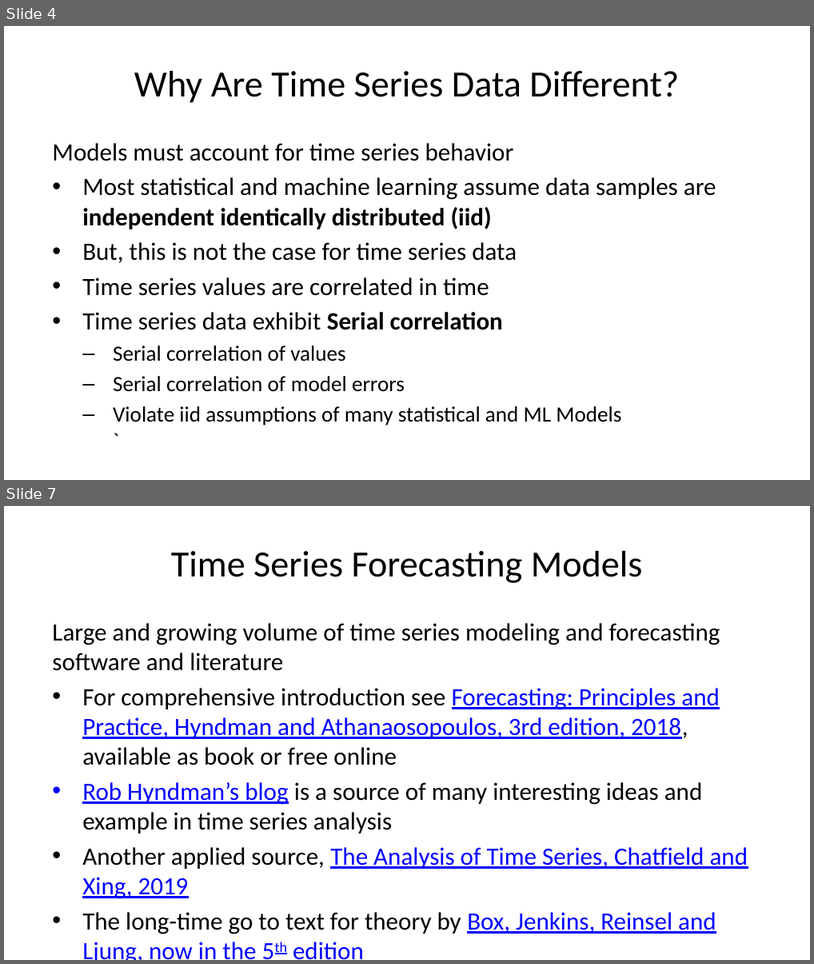
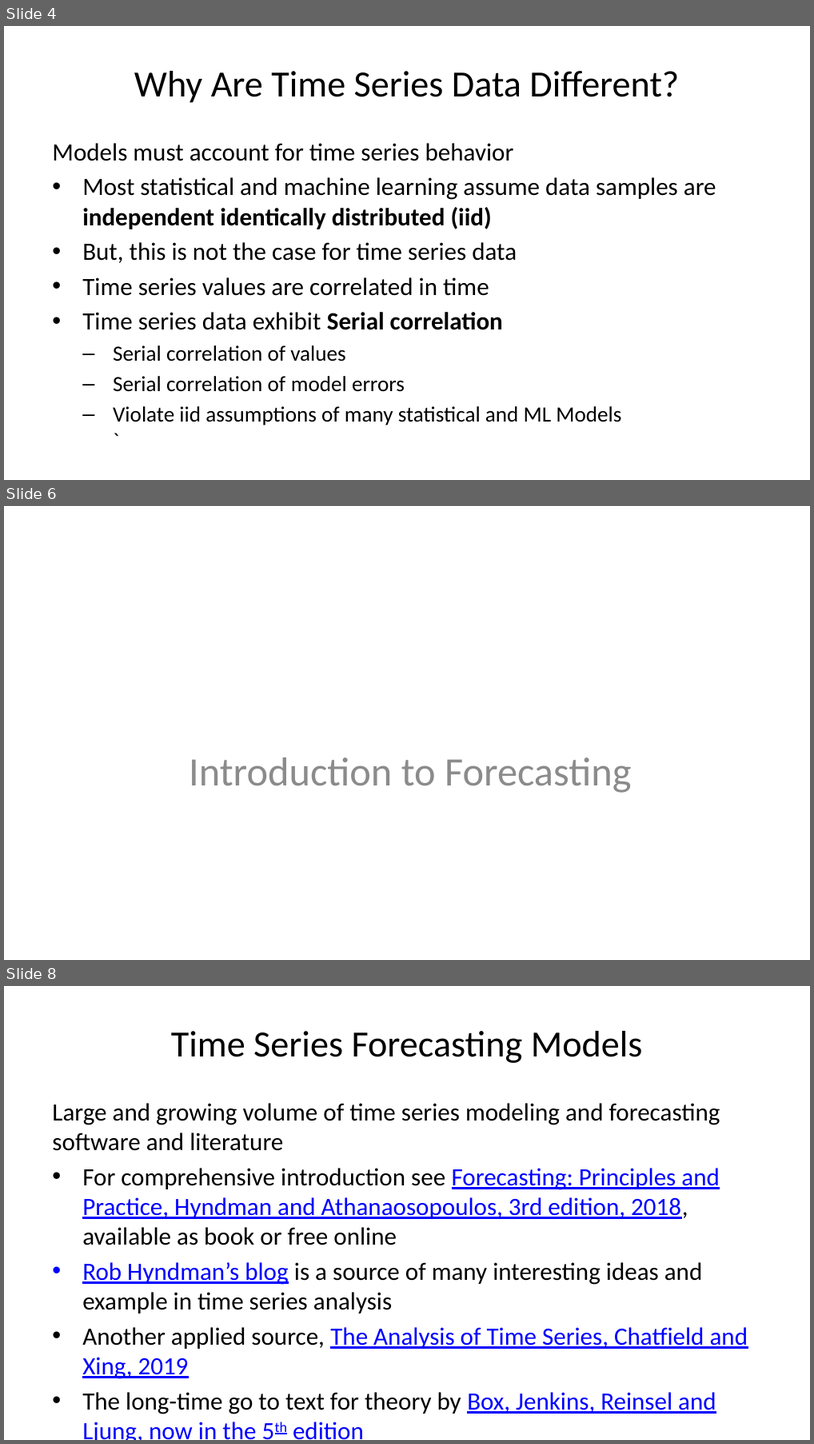
Before and after one commit to StephenElston/CSCI-E-83, a slide deck: LectureSlides/12_IntroductionToTimeSeriesForecasting.pptx. Shown one above the other, each under a label of ours: slides 4 and 7 before the commit, slides 4, 6 and 8 after it; the slides between them are not shown. The pictures are 814x964 and 814x1444 pixels, drawn with LibreOffice and Linux fonts; fonts in the diff are those of the drawing. Boxes give left, top, right and bottom in pixels: in the first picture for what was removed or moved away, otherwise in the second. Text is boxed around its words. In the diff, an @@ line names an element or a change of style, - is before the commit and + after.

```diff
--- a/LectureSlides/12_IntroductionToTimeSeriesForecasting.pptx
+++ b/LectureSlides/12_IntroductionToTimeSeriesForecasting.pptx
@@ slide 6 added at <box>4,506,810,960</box>, background #FFFFFF @@
@@ text added at <box>189,757,631,792</box>, 36 pt, text #8C8C8C @@
+Introduction to Forecasting
@@ what was slide 7 is now slide 8 @@
```
Also in this commit, not shown: 12 slides changed, 10 other slides added.
